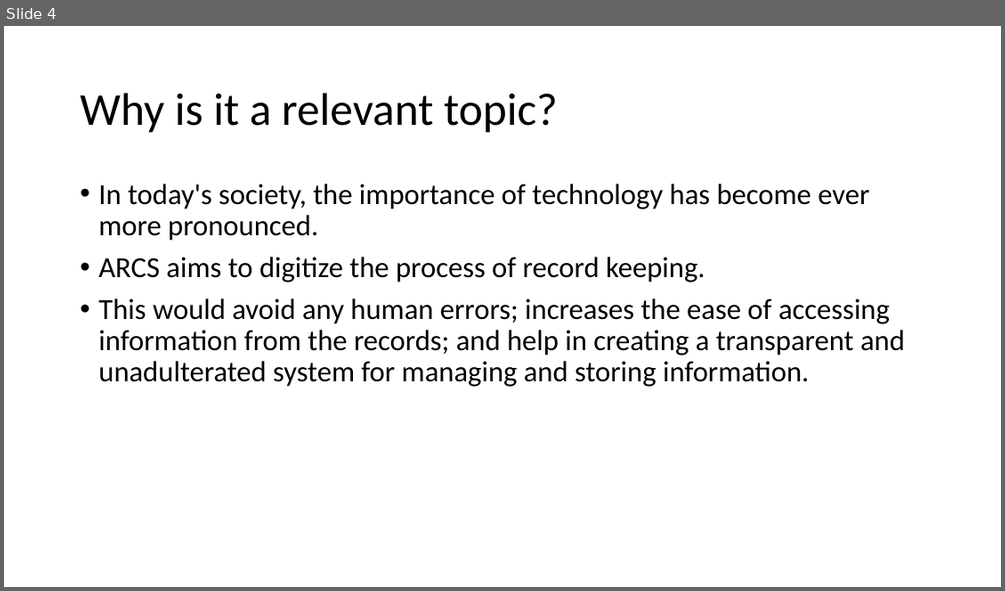
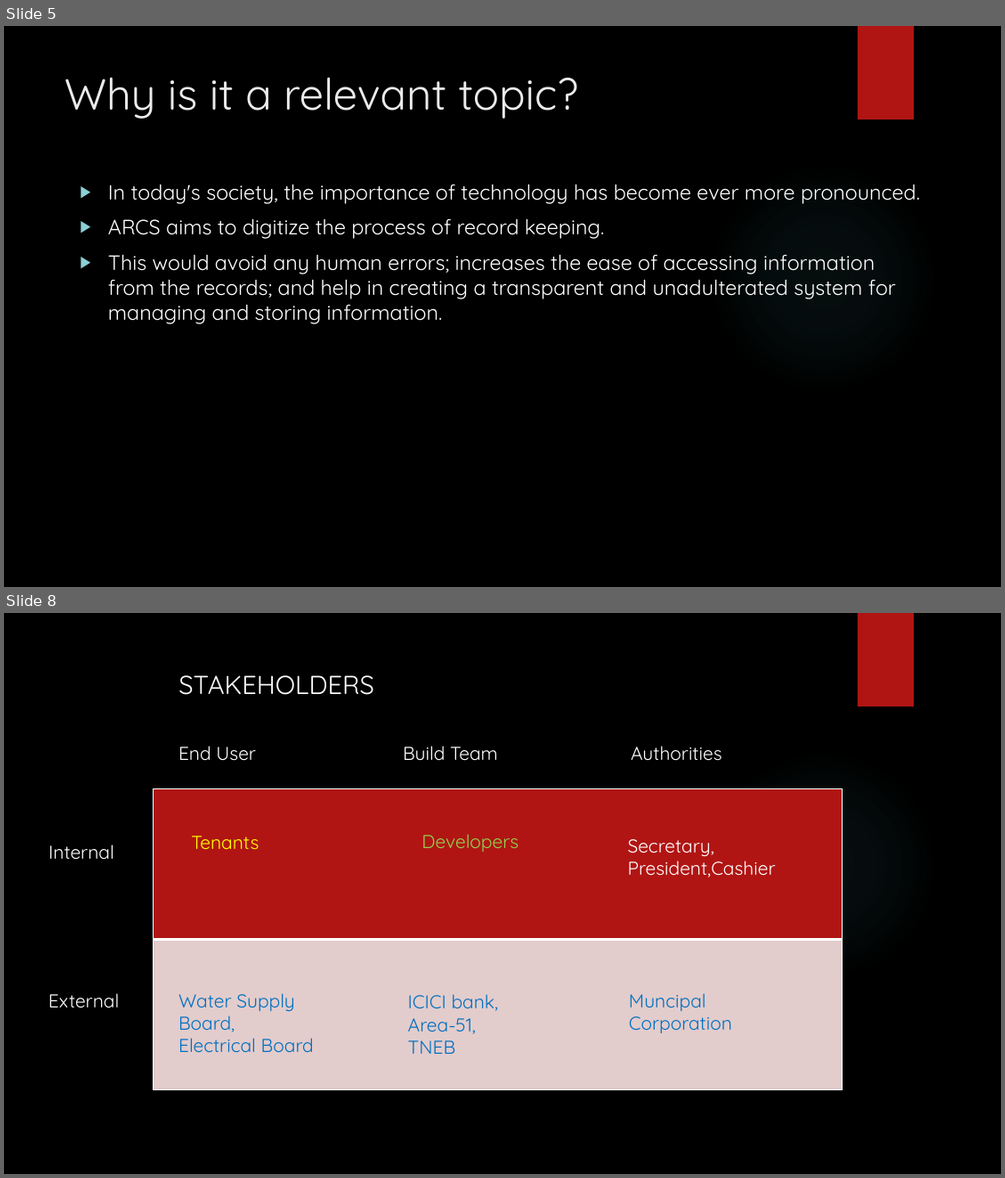
Before and after one commit to GeekyPython/Apartment_Rental_System, a slide deck: Project_Presentation.pptx. Shown one above the other, each under a label of ours: slide 4 before the commit, slides 5 and 8 after it; the slides between them are not shown. The pictures are 1005x591 and 1005x1178 pixels, drawn with LibreOffice and Linux fonts; fonts in the diff are those of the drawing; background and template pictures are left out. Boxes give left, top, right and bottom in pixels: in the first picture for what was removed or moved away, otherwise in the second. Text is boxed around its words. In the diff, an @@ line names an element or a change of style, - is before the commit and + after.

```diff
--- a/Project_Presentation.pptx
+++ b/Project_Presentation.pptx
@@ slide 8 added at [4,613,1001,1174], background picture (left out); not listed: 2 template elements that a slide beside it also shows @@
@@ text added at [178,675,374,695], 25 pt, text #FFFFFF @@
+STAKEHOLDERS
@@ text added at [178,746,256,761], 18 pt, text #FFFFFF @@
+End User
@@ text added at [403,746,498,761], 18 pt, text #FFFFFF @@
+Build Team
@@ text added at [631,746,722,761], 18 pt, text #FFFFFF @@
+Authorities
@@ table added at [154,788,842,1089], 2 rows, 1 columns @@
+
+
@@ text added at [48,844,114,859], 18 pt, text #FFFFFF @@
+Internal
@@ text added at [191,835,259,850], 18 pt, text #FFFF00 @@
+Tenants
@@ text added at [421,834,518,852], 18 pt, text #92D050 @@
+Developers
@@ text added at [628,839,776,877], 18 pt, text #FFFFFF @@
+Secretary, President,Cashier
@@ text added at [48,993,119,1008], 18 pt, text #FFFFFF @@
+External
@@ text added at [178,993,314,1053], 18 pt, text #0070C0 @@
+Water Supply Board,
+Electrical Board
@@ text added at [408,994,499,1054], 18 pt, text #0070C0 @@
+ICICI bank, Area-51, TNEB
@@ text added at [629,993,732,1033], 18 pt, text #0070C0 @@
+Muncipal Corporation
@@ what was slide 4 is now slide 5 @@
@@ slide 5 changed as well @@
@@ background #FFFFFF to picture (left out) @@
@@ rectangle added at [858,26,914,119], fill #B01513 @@
@@ title "Why is it a relevant ...": place and size @@
-title "Why is it a relevant ..." at [80,93,558,133]
+title "Why is it a relevant ..." at [65,77,578,119]
@@ title "Why is it a relevant ..." at [65,77,578,119]: size 44 to 42 pt, font Calibri to Quicksand, text colour #000000 to #EBEBEB; line spacing 0.9 to 1; vertical alignment middle to top @@
@@ text "In today's society, the importance ..." at [108,184,920,324]: size 28 to 20 pt, font Calibri to Quicksand, text colour #000000 to #FFFFFF; bullet • to ▶; line spacing 0.9 to 1 @@
@@ ellipse added at [708,163,938,394], fill gradient #50B9C1 @@
```
Also in this commit, not shown: 4 other slides changed, 4 other slides added.
